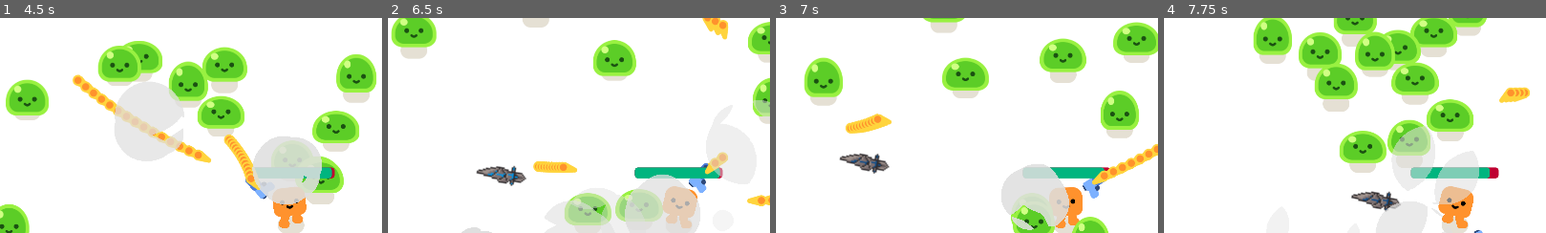
Above: before the commit, frames 1-4 (left to right).
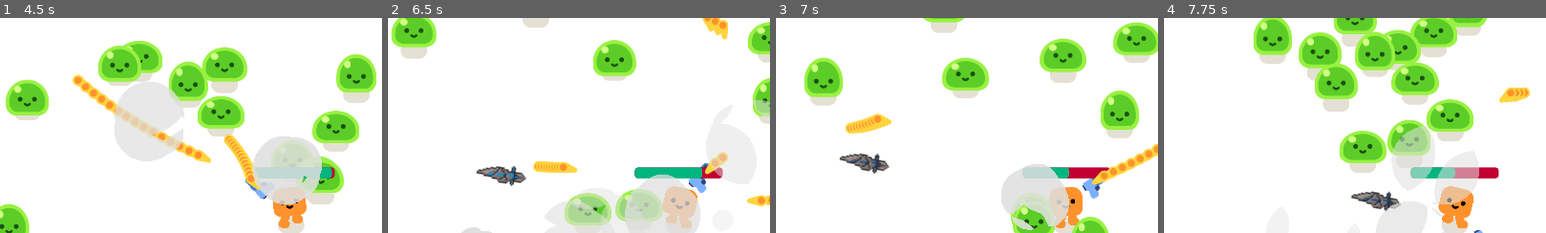
Above: after the commit, the same moments.

Repository: Tonykuang1028/FinalProject
Game: Godot game, scene res://survivors_game.tscn
The game is run twice, just before and just after one commit, with the same random seed, the same clock (stepped at 60 frames per second) and the same inputs.
Inputs (mouse positions are % of the whole screen's width and height, from its top left):
- Up to frame 1 (4.5 s): tap Enter (ui_accept) at 0.5, 0.77, 1.52, 3.02, 3.77 s; move the mouse to (72, 45) at 0.52 s; hold D (move_right) 0.53-2.03 s; click (72, 45) at 0.6 s; move the mouse to (30, 55) at 1.27 s; click (30, 55) at 1.35 s; move the mouse to (60, 28) at 2.02 s; hold A (move_left) 2.03-2.78 s; click (60, 28) at 2.1 s; move the mouse to (45, 70) at 2.77 s; hold D (move_right) 2.78-4.28 s; click (45, 70) at 2.85 s; move the mouse to (80, 65) at 3.52 s; click (80, 65) at 3.6 s; move the mouse to (20, 35) at 4.27 s; hold A (move_left) from 4.28 s (still down); click (20, 35) at 4.35 s
- Up to frame 2 (6.5 s): tap Enter (ui_accept) at 4.52, 6.02 s; move the mouse to (55, 50) at 5.02 s; release A (move_left) at 5.03 s; hold D (move_right) 5.03-5.78 s; click (55, 50) at 5.1 s; move the mouse to (35, 25) at 5.77 s; hold A (move_left) from 5.78 s (still down); click (35, 25) at 5.85 s
- Up to frame 3 (7 s): keep holding A (move_left); move the mouse to (72, 45) at 6.52 s; click (72, 45) at 6.6 s; tap Enter (ui_accept) at 6.77 s
- Up to frame 4 (7.75 s): move the mouse to (30, 55) at 7.27 s; release A (move_left) at 7.28 s; hold D (move_right) from 7.28 s (still down); click (30, 55) at 7.35 s; tap Enter (ui_accept) at 7.52 s
The pictures show only the part of the screen within x 12-62%, y 4-54%; the shares and areas given below are measured in that part.

Frame 1 is identical in both runs. In frame 2, 0.2% of the frame differs, in the area x 81-87%, y 69-75%; in frame 3, 0.4%; in frame 4, 0.5%, in the area x 75-86%, y 69-75%.

Commit message:
missiles now does damage

Diff:
--- /dev/null
+++ b/Area2D.gd
@@ -0,0 +1 @@
+extends Area2D
--- a/bulleted.gd
+++ b/bulleted.gd
@@ -39,3 +39,6 @@
 	var smoke = SMOKE_SCENE.instantiate()
 	get_parent().add_child(smoke)
 	smoke.global_position = global_position
+
+	if _body is CharacterBody2D:
+		_body.take_damage(20)
--- a/player.gd
+++ b/player.gd
@@ -36,3 +36,8 @@
 #func _input(event):
 	#if event.is_action("shoot"):
 		#shoot()
+
+
+func take_damage(amount):
+	health -= amount
+	%ProgressBar.value = health
--- a/player.tscn
+++ b/player.tscn
@@ -23,6 +23,9 @@
 corner_radius_top_right = 8
 corner_radius_bottom_right = 8
 corner_radius_bottom_left = 8
+
+[sub_resource type="RectangleShape2D" id="RectangleShape2D_b2mbx"]
+size = Vector2(82, 100)
 
 [node name="Player" type="CharacterBody2D"]
 position = Vector2(0, 2)
@@ -63,3 +66,10 @@
 theme_override_styles/fill = SubResource("StyleBoxFlat_s46gn")
 value = 100.0
 show_percentage = false
+
+[node name="Area2D" type="Area2D" parent="."]
+
+[node name="CollisionShape2D" type="CollisionShape2D" parent="Area2D"]
+position = Vector2(-3, -42)
+shape = SubResource("RectangleShape2D_b2mbx")
+debug_color = Color(0.711193, 0.336706, 0.879007, 0.42)
Not shown: 1 places in player.tscn that only renumber resources
